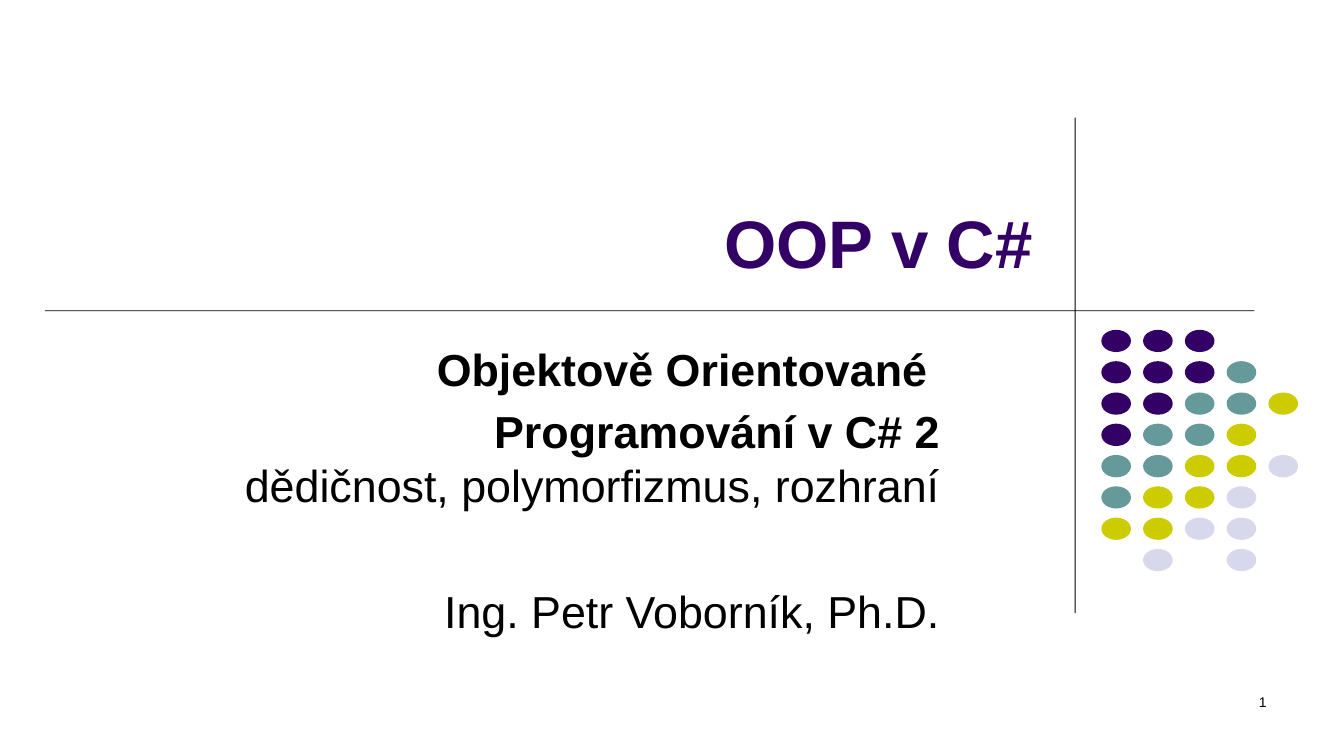
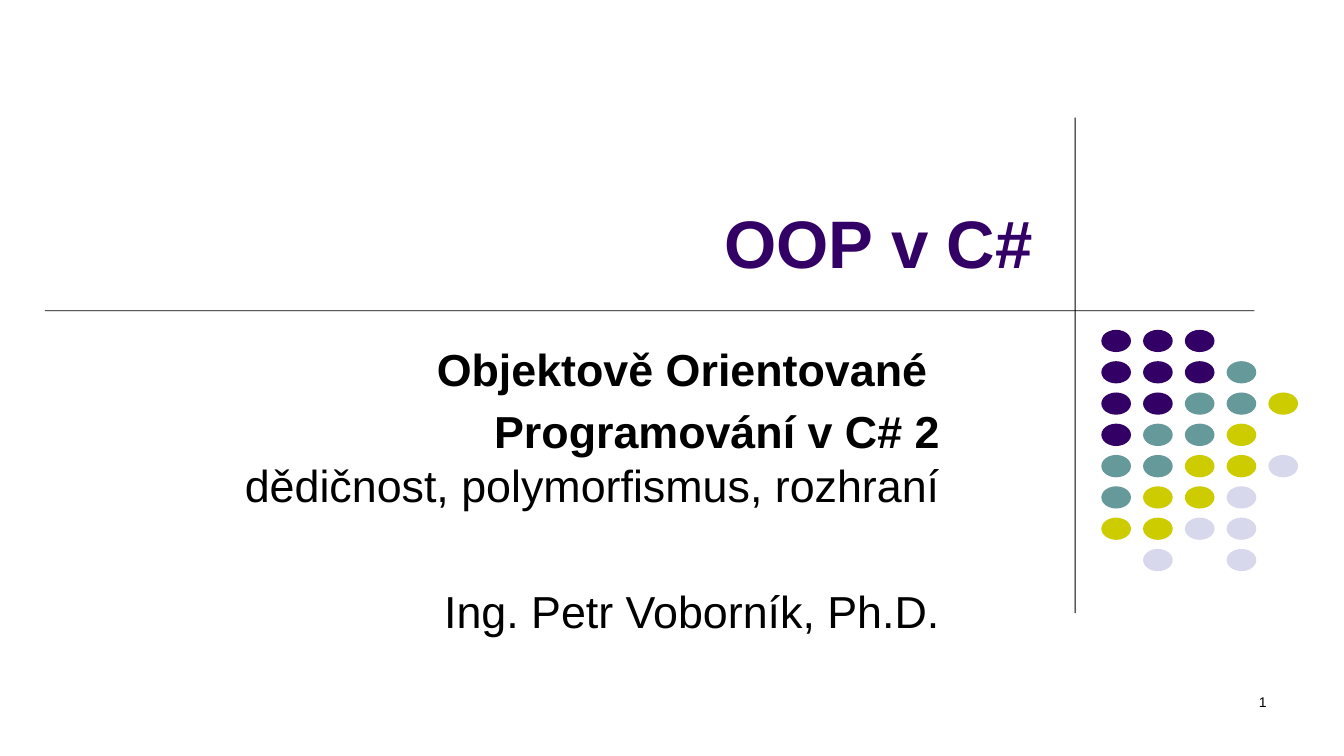
Before and after one commit to PetrVobornik/prednasky, a slide deck: slide 1 of Xamarin.Forms/01-OOP-a-NET/OOP-2-dedicnost.ppsx. Drawn at 1344x756 pixels with LibreOffice and Linux fonts; fonts in the diff are those of the drawing. Boxes give left, top, right and bottom in pixels: in the first picture for what was removed or moved away, otherwise in the second. Text is boxed around its words. In the diff, an @@ line names an element or a change of style, - is before the commit and + after.

Commit message:
2021

```diff
--- a/Xamarin.Forms/01-OOP-a-NET/OOP-2-dedicnost.ppsx
+++ b/Xamarin.Forms/01-OOP-a-NET/OOP-2-dedicnost.ppsx
@@ subtitle at (245, 415, 940, 511): text changed @@
-Programování v C# 2
-dědičnost, polymorfizmus, rozhraní
+Programování v C# 2
+dědičnost, polymorfismus, rozhraní
```
Also in this commit, not shown: 10 other slides changed.
